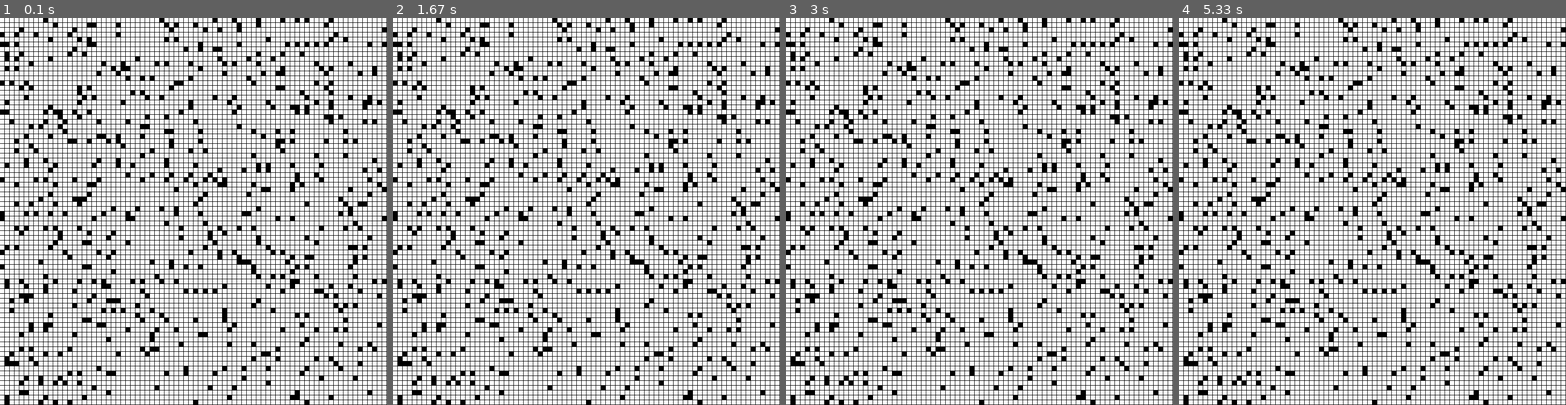
Above: before the commit, frames 1-4 (left to right).
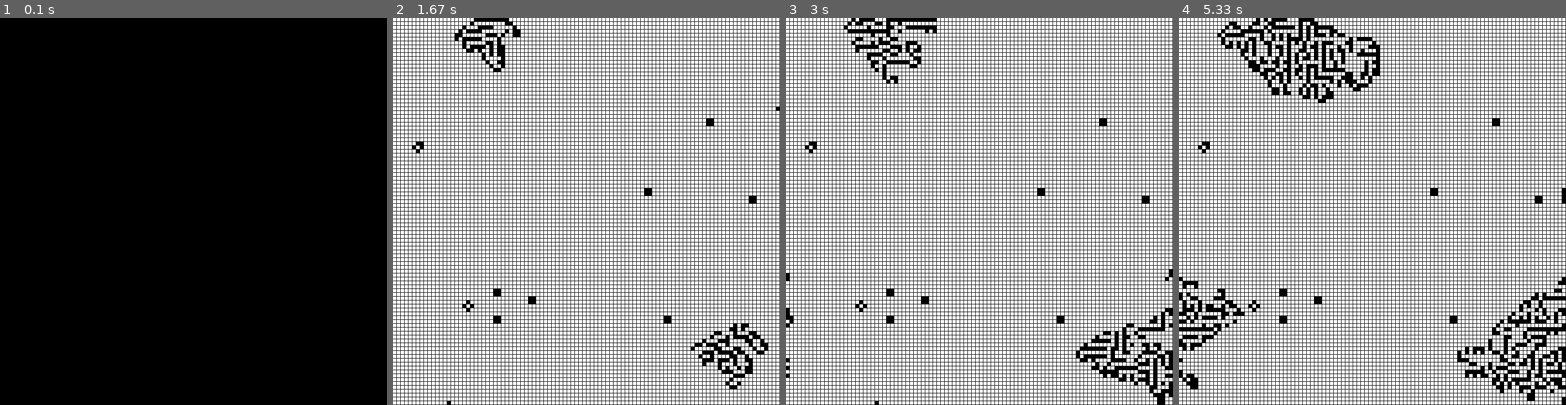
Above: after the commit, the same moments.

Repository: AudriusKniuras/pygame
Game: pygame game, started from gameoflife/main.py
Same seed, same stepped clock (60 frames per second), same inputs: the game is played once before the commit and once after it.
Inputs:
- Up to frame 1 (0.1 s): no input
- Up to frame 2 (1.67 s): no input
- Up to frame 3 (3 s): no input
- Up to frame 4 (5.33 s): no input

The runs differ from the first frame. In frame 1, 73% of the frame differs, in the area x 0-100%, y 0-100%; in frame 2, 35%; in frame 3, 35%; in frame 4, 37%.

Commit message:
game of life

Diff:
--- a/gameoflife/main.py
+++ b/gameoflife/main.py
@@ -7,13 +7,19 @@
     count = 0
     for i in range(-1, 2):
         for j in range(-1, 2):
-            if grid[i][j] == 1:
-                count += 1
+            try:
+                if grid[x+i][y+j] == 1:
+                    count += 1
+            # if cell is at the grid range, pick a random value for it's neighbors
+            # with 20% chance that it's a live neighbor
+            except IndexError:
+                if random.random() >= 0.8:
+                    count += 1
     count -= grid[x][y]
     return count
 
 screen = pygame.display.set_mode((800, 800))
-resolution = 10
+resolution = 8
 rows = screen.get_height() // resolution
 cols = screen.get_width() // resolution
 
@@ -22,19 +28,32 @@
 for i in range(cols):
     grid.append([])
     for j in range(rows):
-        if random.random() < 0.9:
+        if random.random() < 0.95:
             grid[i].append(0)
         else:
             grid[i].append(1)
 
 grid_copy = grid.copy()
 
-
+clock = pygame.time.Clock()
 running = True
 while running:
     for event in pygame.event.get():
         if event.type == pygame.QUIT:
             running = False
+
+
+    for i in range(cols):
+        for j in range(rows):
+            neighbor_count = count_neighbors(grid_copy, i, j)
+            if grid[i][j] == 1:
+                if neighbor_count > 3 or neighbor_count < 2:
+                    grid[i][j] = 0
+            elif grid[i][j] == 0:
+                if neighbor_count == 3:
+                    grid[i][j] = 1
+
+    grid_copy = grid.copy()
 
     for i in range(cols):
         for j in range(rows):
@@ -46,5 +65,5 @@
     # for i in range(cols):
     #     for j inrange(rows):
 
-
+    clock.tick(10)
     pygame.display.update()
